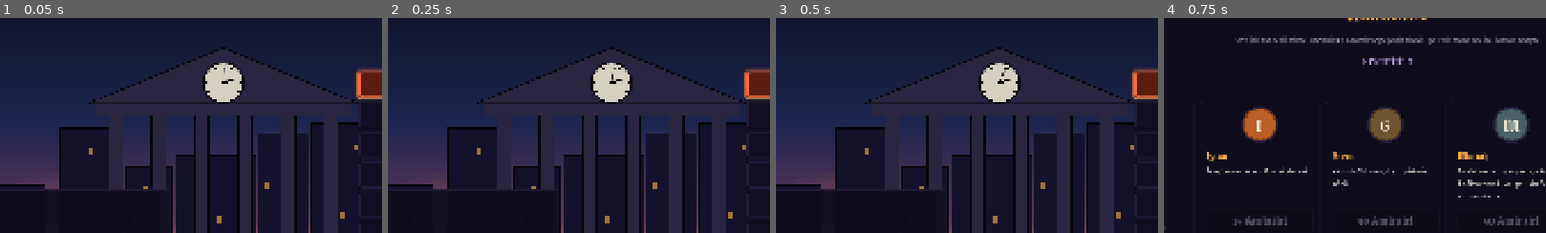
Above: before the commit, frames 1-4 (left to right).
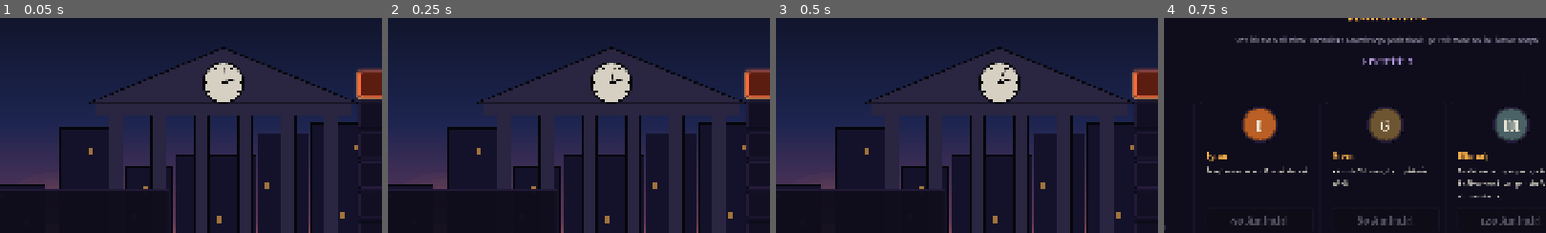
Above: after the commit, the same moments.

Repository: Daizoki/First-Game
Game: Godot game, scene res://scenes/morning.tscn
The game is run twice, just before and just after one commit, with the same random seed, the same clock (stepped at 60 frames per second) and the same inputs. This scene is started directly instead of the project's main scene.
Inputs:
- Up to frame 1 (0.05 s): no input
- Up to frame 2 (0.25 s): no input
- Up to frame 3 (0.5 s): no input
- Up to frame 4 (0.75 s): click "Amintirile" at 0.5 s
The pictures show only the part of the screen within x 21-71%, y 14-64%; the shares and areas given below are measured in that part.

Frames 1-3 are identical in both runs. In frame 4, 0.7% of the frame differs, in the area x 17-98%, y 92-97%.

Commit message:
Stage 4 step E: verification, two round fixes, docs, version 0.5.0
- A round that starts already won (Provisions) or with no stone to draw ends at once
- The Storm repeated by Eihwaz at the start of a round draws a new hand
- Unlock prices in Memories raised (spells give many Memories)
- Deferred focus no longer touches freed buttons
- DESIGN 3.10/3.11 and the journal, CLAUDE.md, translations (verses, parents), version 0.5.0

Co-Authored-By: Claude Opus 5.5 <noreply@anthropic.com>
Claude-Session: https://claude.ai/code/session_01GDUBFZz7sFBrr3BdZGWC3z

Diff:
--- a/data/parents.json
+++ b/data/parents.json
@@ -10,17 +10,17 @@
 		"line": {"ro": "Dacă un val nu-ți place, mai vine unul. Așa și cu pietrele.", "en": "If you don't like a wave, another one comes. Same with stones."}
 	},
 	{
-		"id": "ignar", "unlock": "memories", "cost": 15, "start_engravings": 2,
+		"id": "ignar", "unlock": "memories", "cost": 40, "start_engravings": 2,
 		"bonus": {"ro": "Începi examenul cu 2 Gravuri aleatorii.", "en": "You start the exam with 2 random Engravings."},
 		"line": {"ro": "Ți-am gravat două pietre. Și ți-am pus o shaorma în ghiozdan.", "en": "I engraved two stones for you. And put a shawarma in your bag."}
 	},
 	{
-		"id": "gronn", "unlock": "memories", "cost": 30, "talisman_slots": 1, "hand": -1,
+		"id": "gronn", "unlock": "memories", "cost": 80, "talisman_slots": 1, "hand": -1,
 		"bonus": {"ro": "+1 loc de Talisman, dar −1 piatră în mână.", "en": "+1 Talisman slot, but −1 stone in hand."},
 		"line": {"ro": "Mai puțin în mâini. Mai mult pe umeri. Construiește.", "en": "Less in your hands. More on your shoulders. Build."}
 	},
 	{
-		"id": "morrah", "unlock": "memories", "cost": 50, "copies_per_rune": 1,
+		"id": "morrah", "unlock": "memories", "cost": 120, "copies_per_rune": 1,
 		"bonus": {"ro": "Săculeț de doar 24 de pietre, câte una din fiecare rună. Mai greu, dar fiecare piatră contează.", "en": "A Bag of only 24 stones, one of each rune. Harder, but every stone matters."},
 		"line": {"ro": "Fiecare piatră își amintește de tine. Ai grijă de ele.", "en": "Every stone remembers you. Take care of them."}
 	}
--- a/data/talismans.json
+++ b/data/talismans.json
@@ -9,9 +9,9 @@
 	{"id": "market_granny", "rarity": "common", "owner": "vera", "kind": "shop_discount", "name": {"ro": "Bunica din piață", "en": "The Market Granny"}, "description": {"ro": "Totul în Piață costă cu {value} Monedă mai puțin.", "en": "Everything at the Market costs {value} Coin less."}, "value": 1},
 	{"id": "kaldor_gloves", "rarity": "rare", "owner": "kaldor", "kind": "mul_res_five", "name": {"ro": "Mănușile lui Kald …(196 unchanged characters)…
 	{"id": "ignar_lighter", "rarity": "rare", "owner": "ignar", "kind": "first_stone_twice", "name": {"ro": "Bricheta lui  …(206 unchanged characters)…
-	{"id": "morrah_bookmark", "unlock": 10, "rarity": "rare", "owner": "morrah",  …(329 unchanged characters)…
-	{"id": "toma", "unlock": 10, "rarity": "rare", "owner": "toma", "k …(248 unchanged characters)…
-	{"id": "nix", "unlock": 15, "rarity": "rare", "owner": "nix", "kind": "copy_right", "name": {"ro": "Nix, copilul lui Lunet", "en": "Nix, Lunet's Child"}, "description": {"ro": "Copiază efectul Talismanului din dreapta lui.", "en": "Copies the effect of the Talisman to its right."}},
-	{"id": "dara", "unlock": 15, "rarity": "rare", "owner": "dara", "ki …(294 unchanged characters)…
-	{"id": "aeva_hourglass", "unlock": 25, "rarity": "legendary", "owner": "aeva" …(286 unchanged characters)…
+	{"id": "morrah_bookmark", "unlock": 20, "rarity": "rare", "owner": "morrah",  …(329 unchanged characters)…
+	{"id": "toma", "unlock": 20, "rarity": "rare", "owner": "toma", "k …(248 unchanged characters)…
+	{"id": "nix", "unlock": 30, "rarity": "rare", "owner": "nix", "kind": "copy_right", "name": {"ro": "Nix, copilul lui Lunet", "en": "Nix, Lunet's Child"}, "description": {"ro": "Copiază efectul Talismanului din dreapta lui.", "en": "Copies the effect of the Talisman to its right."}},
+	{"id": "dara", "unlock": 30, "rarity": "rare", "owner": "dara", "ki …(294 unchanged characters)…
+	{"id": "aeva_hourglass", "unlock": 50, "rarity": "legendary", "owner": "aeva" …(286 unchanged characters)…
 ]
--- a/data/ui_text.json
+++ b/data/ui_text.json
@@ -296,5 +296,6 @@
 	"rune_book_tab_words": {"ro": "Cuvintele", "en": "Words"},
 	"rune_book_word_best": {"ro": "Cel mai mare nivel: {n}", "en": "Highest level: {n}"},
 	"rune_book_word_values": {"ro": "Putere {power} × Rezonanță {res} (la nivelul 1)", "en": "Power {power} × Resonance {res} (at level 1)"},
-	"rune_book_word_hidden": {"ro": "Încă nu l-ai rostit. Poate că nici nu există.", "en": "You haven't cast it yet. Maybe it doesn't even exist."}
+	"rune_book_word_hidden": {"ro": "Încă nu l-ai rostit. Poate că nici nu există.", "en": "You haven't cast it yet. Maybe it doesn't even exist."},
+	"round_won_at_start": {"ro": "Ce ai adus din runda trecută ajunge: runda e câștigată din start!", "en": "What you carried from the last round is enough: the round is won from the start!"}
 }
--- a/project.godot
+++ b/project.godot
@@ -12,7 +12,7 @@
 
 config/name="Examenul de Moștenire"
 config/description="The Inheritance Exam - Universul Coborârea, Jocul 1"
-config/version="0.4.0"
+config/version="0.5.0"
 run/main_scene="res://scenes/boot.tscn"
 config/features=PackedStringArray("4.7")
 
--- a/scripts/core/round_state.gd
+++ b/scripts/core/round_state.gd
@@ -958,6 +958,9 @@
 		entry["rounds_left"] = int(entry["rounds_left"]) - 1
 		if int(entry["rounds_left"]) <= 0:
 			lasting.erase(entry)
+	# A lasting spell may have taken stones from the hand (no Cast follows to refill it).
+	if pending.is_empty():
+		refill()
 
 
 func _take_next_cast_mods() -> Dictionary:
--- a/scripts/core/spell_resolver.gd
+++ b/scripts/core/spell_resolver.gd
@@ -294,7 +294,10 @@
 			for stone: Stone in round_state.hand:
 				stone.round_power += int(op["amount"])
 		"redraw_hand":
+			# The whole hand goes; a new one comes at once (also when Eihwaz repeats the Storm
+			# at the start of a round, where no Cast refills the hand afterwards).
 			round_state.hand.clear()
+			round_state.refill()
 		"add_swap":
 			round_state.swaps_left += int(op["count"])
 		"word_level_up":
--- a/scripts/ui/exam_screen.gd
+++ b/scripts/ui/exam_screen.gd
@@ -337,5 +337,12 @@
 	button.pressed.connect(callback)
 	(parent if parent != null else _box).add_child(button)
 	if main:
-		button.call_deferred("grab_focus")
+		_grab_focus_if_alive.call_deferred(weakref(button))
 	return button
+
+
+## Focus after this frame, unless the button is gone by then.
+func _grab_focus_if_alive(ref: WeakRef) -> void:
+	var button: Button = ref.get_ref() as Button
+	if button != null and button.is_inside_tree():
+		button.grab_focus()
--- a/scripts/ui/morning.gd
+++ b/scripts/ui/morning.gd
@@ -192,7 +192,18 @@
 
 func _focus_first() -> void:
 	if _buttons != null and _buttons.get_child_count() > 0:
-		(_buttons.get_child(0) as Button).call_deferred("grab_focus")
+		_focus_later(_buttons.get_child(0) as Button)
+
+
+## Focus after this frame, unless the screen is gone by then (a button already changed scene).
+func _focus_later(button: Button) -> void:
+	_grab_focus_if_alive.call_deferred(weakref(button))
+
+
+func _grab_focus_if_alive(ref: WeakRef) -> void:
+	var button: Button = ref.get_ref() as Button
+	if button != null and button.is_inside_tree():
+		button.grab_focus()
 
 
 # --- Actions -------------------------------------------------------------------------------
@@ -266,7 +277,7 @@
 	row.add_child(no)
 	layer.visibility_changed.connect(func() -> void:
 		if layer.visible:
-			no.call_deferred("grab_focus"))
+			_focus_later(no))
 	return layer
 
 
--- a/scripts/ui/round_screen.gd
+++ b/scripts/ui/round_screen.gd
@@ -585,16 +585,26 @@
 		_finish_round()
 
 
-## Picks waiting when the round starts (The Tide: put the extra stones back).
+## Picks waiting when the round starts (The Tide: put the extra stones back). A round can
+## also start already won (Provisions carried more score than the new target), or with no stone
+## to draw: then it ends at once.
 func _resolve_start_picks() -> void:
-	if _round.pending.is_empty():
-		return
-	_busy = true
-	_refresh_state()
-	await _resolve_picks()
-	_busy = false
-	_show_hand()
-	_on_selection_changed()
+	if not _round.pending.is_empty():
+		_busy = true
+		_refresh_state()
+		await _resolve_picks()
+		_busy = false
+		_show_hand()
+		_on_selection_changed()
+	if _round.is_won():
+		_busy = true
+		_refresh_state()
+		await _show_toast(Loc.t("round_won_at_start"))
+		_busy = false
+		_finish_round()
+	elif _round.is_lost():
+		# No stone left to draw: nothing can be cast.
+		_finish_round()
 
 
 ## The spells' picks, one after another. Stones are picked in the hand; where the player may
--- a/tests/test_exam.gd
+++ b/tests/test_exam.gd
@@ -235,3 +235,12 @@
 		"never the same one, never the final")
 	check(state.answer({"rule": choice["rules"][1]}), "picked")
 	check_eq(str(state.rule["id"]), str(choice["rules"][1]), "the new rule:")
+
+
+func test_a_round_can_start_already_won() -> void:
+	# Provisions carried more score than the new target: the screen ends such a round at once.
+	var exam: ExamState = _exam()
+	exam.carry["next_round"] = {"overflow": exam.target() * 2.0}
+	var state: RoundState = exam.new_round()
+	check(state.is_won(), "won before the first Cast")
+	check_eq(state.casts_left, 4, "no Cast used:")
--- a/tests/test_progress.gd
+++ b/tests/test_progress.gd
@@ -70,10 +70,10 @@
 	check(Progress.parent_available(save, _parent("selvia")), "Selvia after the first exam")
 	check(not Progress.parent_available(save, _parent("ignar")), "Ignar costs Memories")
 	check(not Progress.buy_parent(save, _parent("ignar")), "not enough Memories")
-	save["memories"] = 20
+	save["memories"] = int(_parent("ignar")["cost"]) + 5
 	check(Progress.can_buy_parent(save, _parent("ignar")), "affordable")
 	check(Progress.buy_parent(save, _parent("ignar")), "bought")
-	check_eq(Progress.memories(save), 20 - int(_parent("ignar")["cost"]), "Memories spent:")
+	check_eq(Progress.memories(save), 5, "Memories spent:")
 	check(Progress.parent_available(save, _parent("ignar")), "Ignar now")
 	check(not Progress.buy_parent(save, _parent("ignar")), "not twice")
 	check(not Progress.can_buy_parent(save, _parent("varr")), "Varr is not for sale")
--- a/tests/test_spells.gd
+++ b/tests/test_spells.gd
@@ -277,3 +277,14 @@
 	check_eq(state.current_choice().get("kind"), "put_back", "then put the extra ones back:")
 	state.answer_all_automatically()
 	check_eq(state.hand.size(), state.hand_limit(), "back to a normal hand:")
+
+
+func test_the_storm_repeated_at_the_start_of_a_round_draws_a_new_hand() -> void:
+	# Eihwaz makes the Storm (Hagalaz → Mannaz) happen again when the next round starts.
+	var carry: Dictionary = RoundState.new_carry()
+	(carry["lasting"] as Array).append({"spell": "hagalaz_mannaz", "scale": 0.5, "repeats": 1, "spread": false,
+		"rounds_left": 2})
+	var state: RoundState = RoundState.new()
+	state.setup(Fixtures.data(), Fixtures.rng(4), 1.0e9, {"carry": carry})
+	state.start()
+	check_eq(state.hand.size(), state.hand_limit(), "a full hand after the Storm:")
Not shown, changed: CLAUDE.md
Not shown, changed: docs/DESIGN.md
Not shown, changed: docs/TRADUCERI.md
Not shown, changed: tools/export_translations.py
